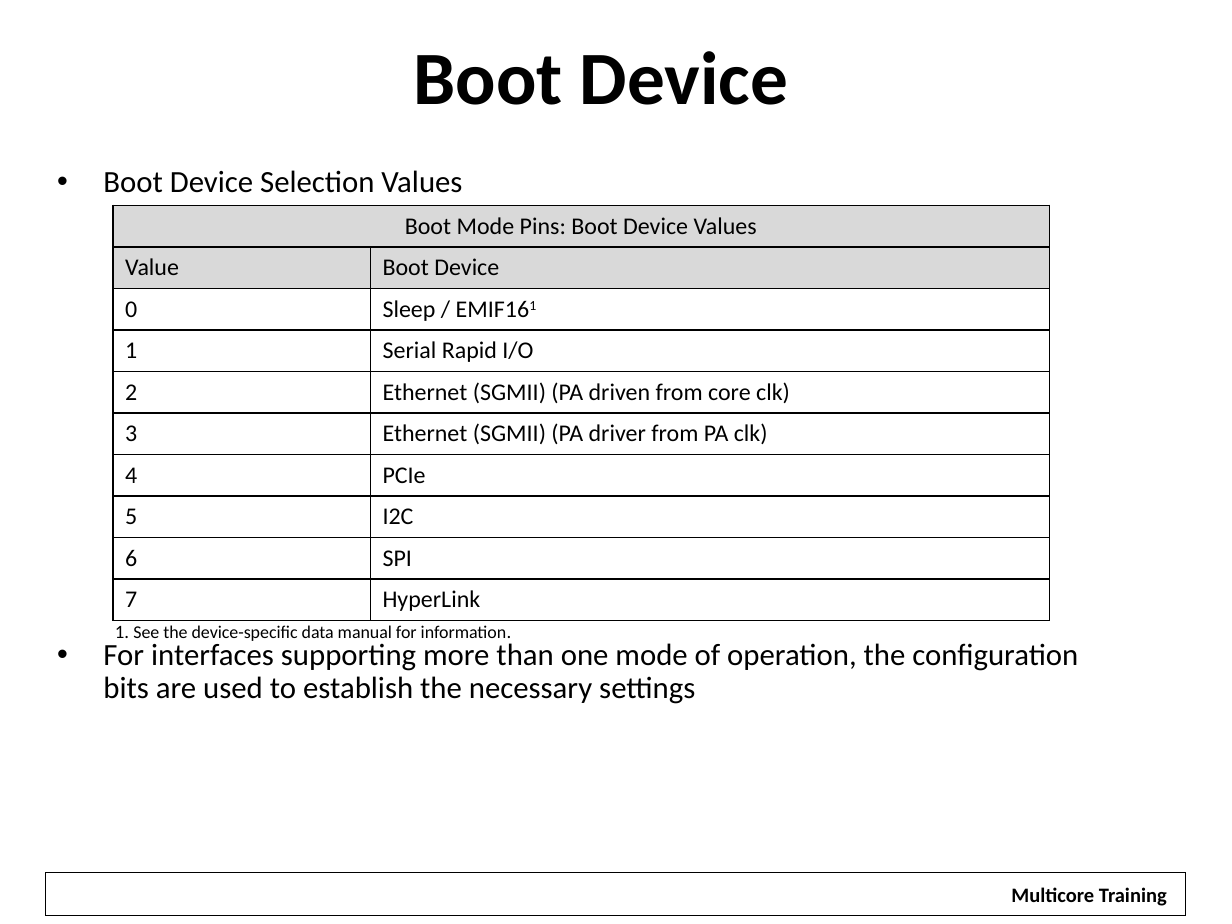
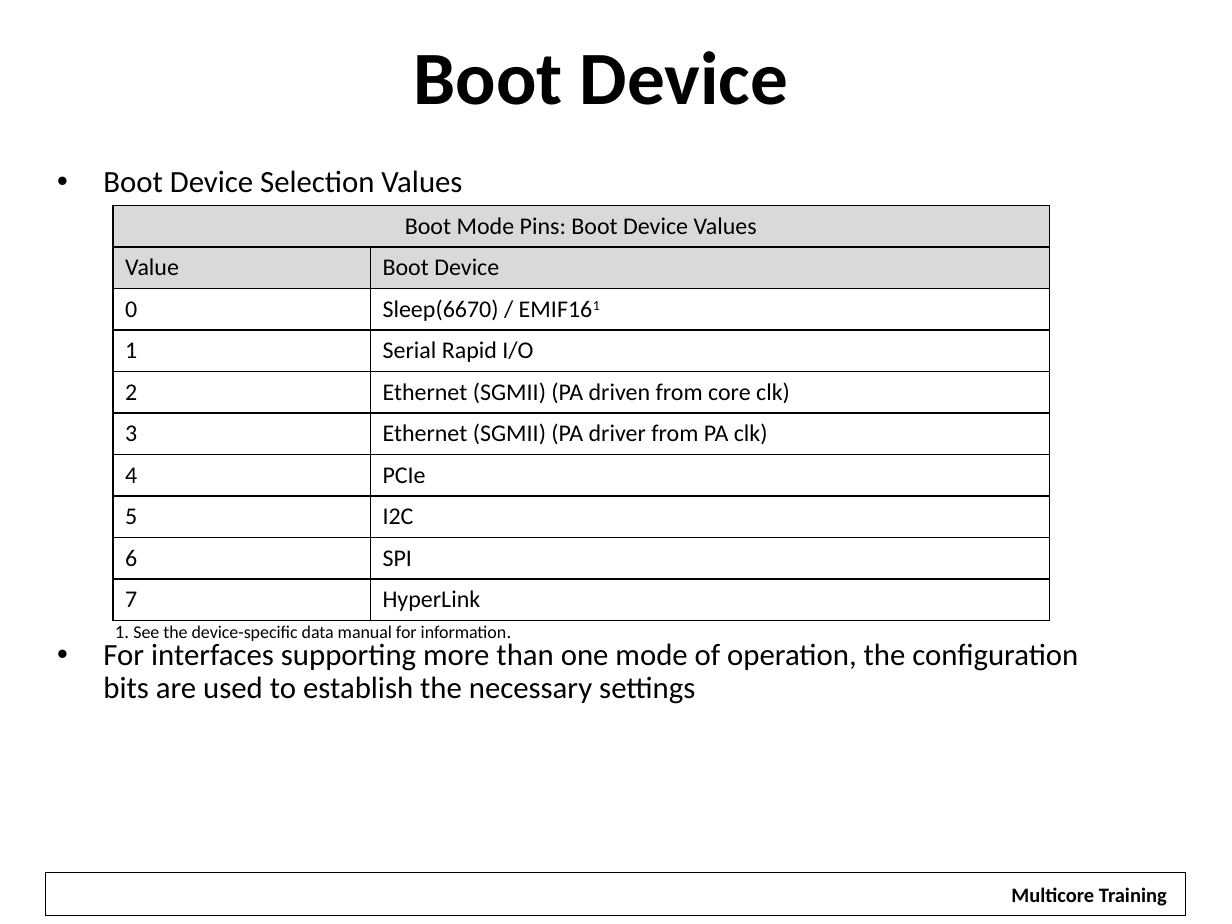
Before and after one commit to hari1989/keystone-workshop, a slide deck: slide 11 of slides/KeyStone Bootloader.pptx. Drawn at 1232x924 pixels with LibreOffice and Linux fonts; fonts in the diff are those of the drawing; background and template pictures are left out. Boxes give left, top, right and bottom in pixels: in the first picture for what was removed or moved away, otherwise in the second. Text is boxed around its words. In the diff, an @@ line names an element or a change of style, - is before the commit and + after.

```diff
--- a/slides/KeyStone Bootloader.pptx
+++ b/slides/KeyStone Bootloader.pptx
@@ table at (x1=113, y1=206, x2=1050, y2=670) @@
-row 3, column 2: Sleep / EMIF161
+row 3, column 2: Sleep(6670) / EMIF161
```
Also in this commit, not shown: 5 other slides changed, 2 other files.
